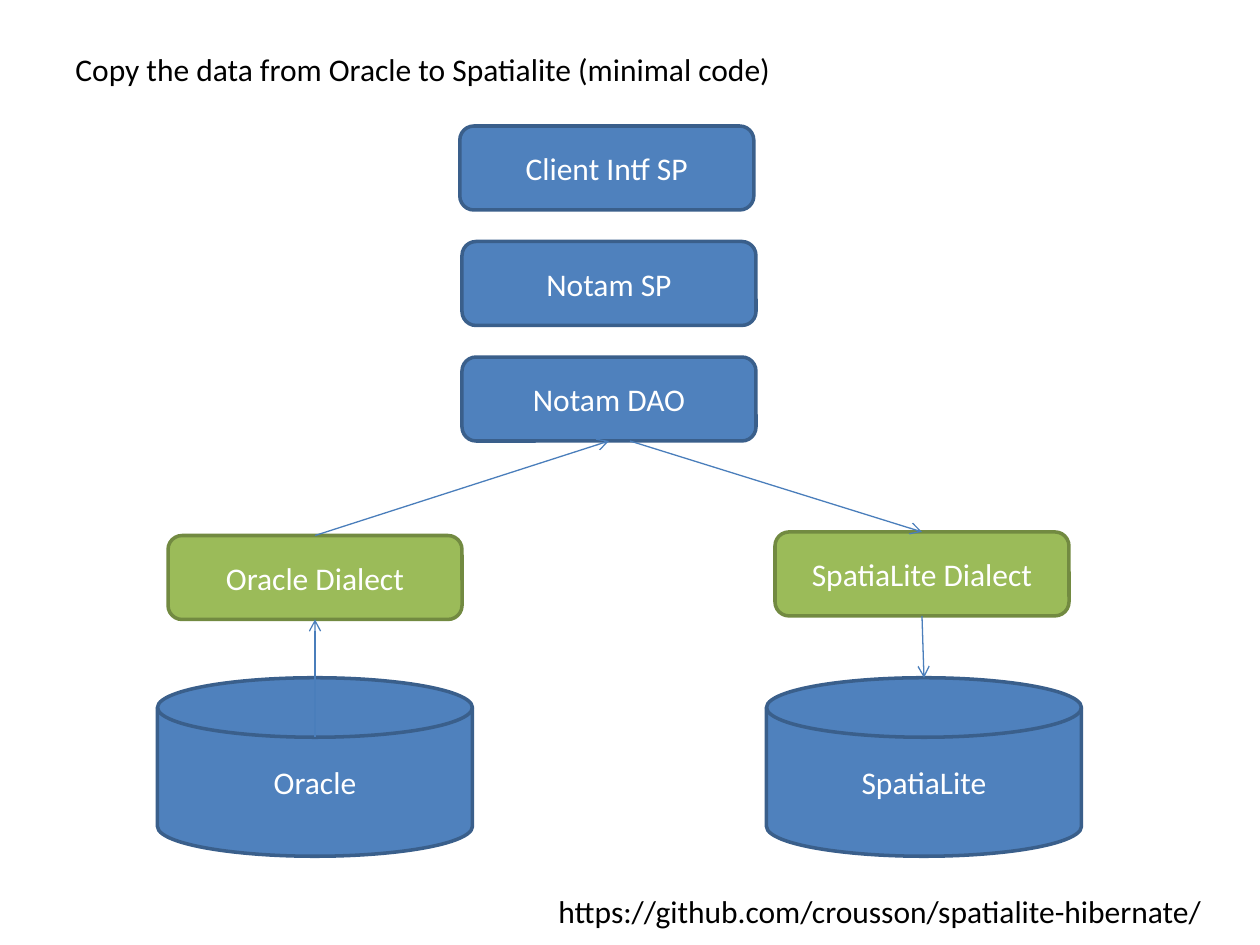
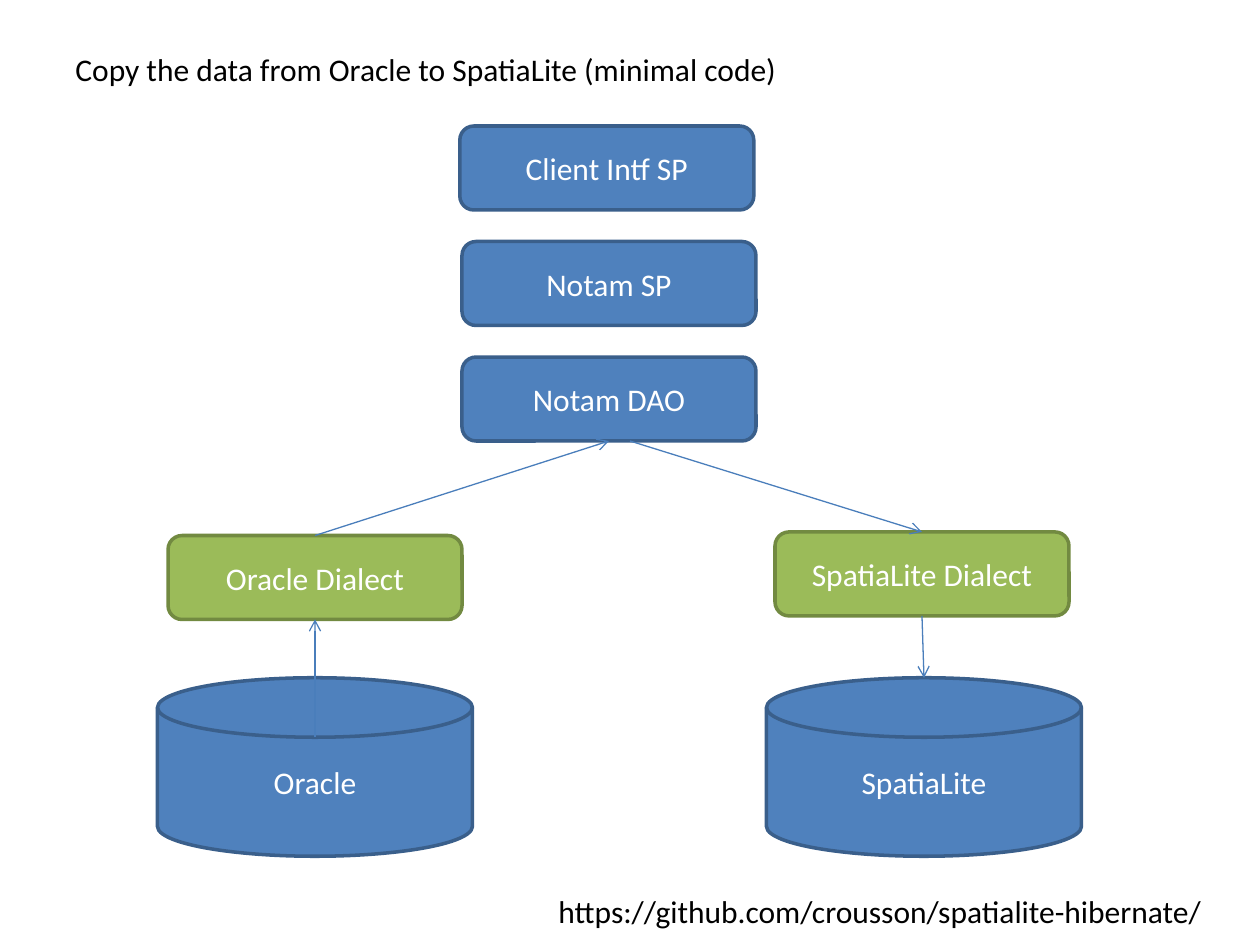
Before and after one commit to mebrookbank/airpic, a slide deck: slide 10 of airpic.pptx (slide 2 before the commit). Drawn at 1260x945 pixels with LibreOffice and Linux fonts; fonts in the diff are those of the drawing. Boxes give left, top, right and bottom in pixels: in the first picture for what was removed or moved away, otherwise in the second. Text is boxed around its words. In the diff, an @@ line names an element or a change of style, - is before the commit and + after.

```diff
--- a/airpic.pptx
+++ b/airpic.pptx
@@ text at (75,58,775,86): text changed @@
-Copy the data from Oracle to Spatialite (minimal code)
+Copy the data from Oracle to SpatiaLite (minimal code)
```
Also in this commit, not shown: 1 other slide changed, 8 slides added.
